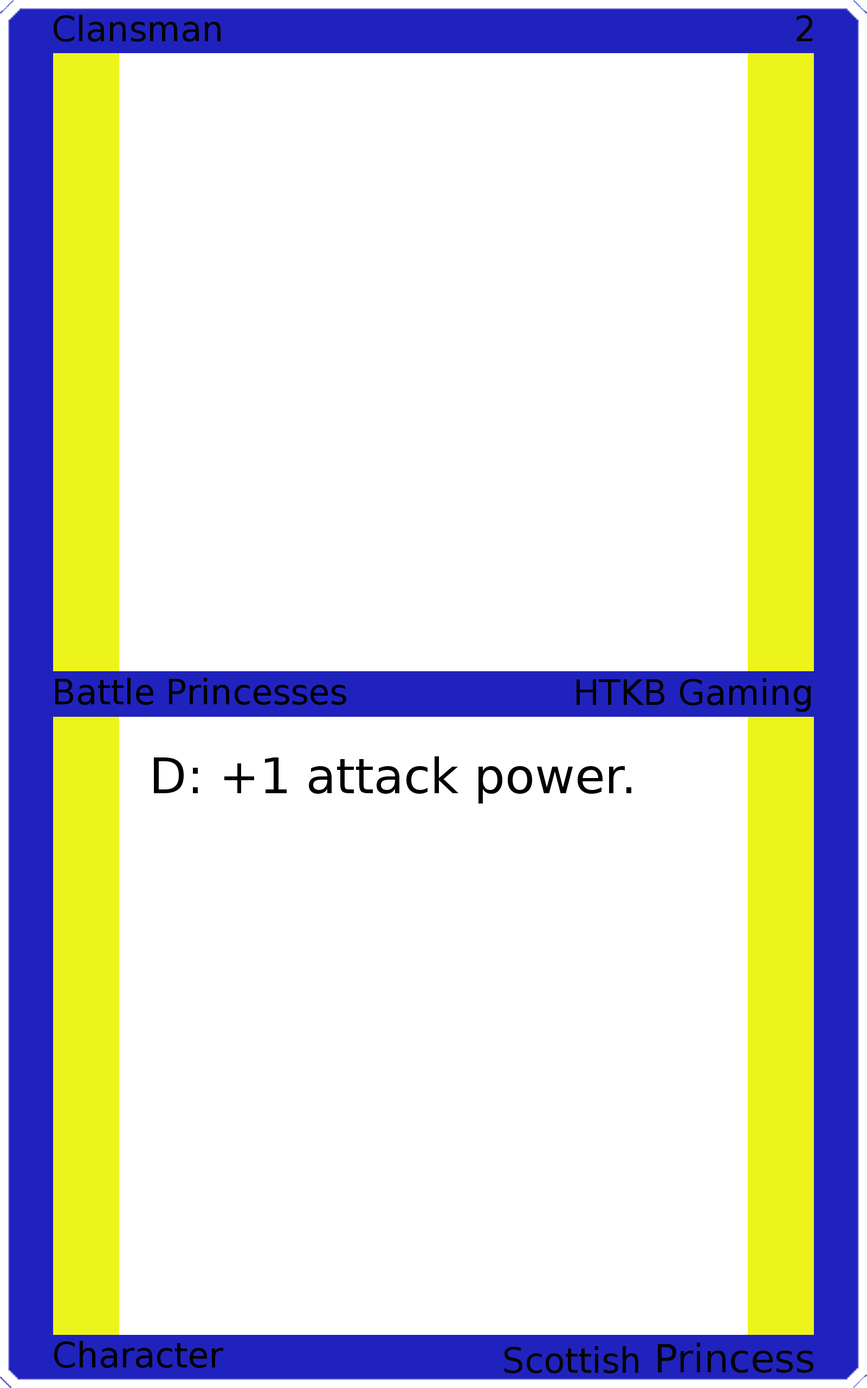
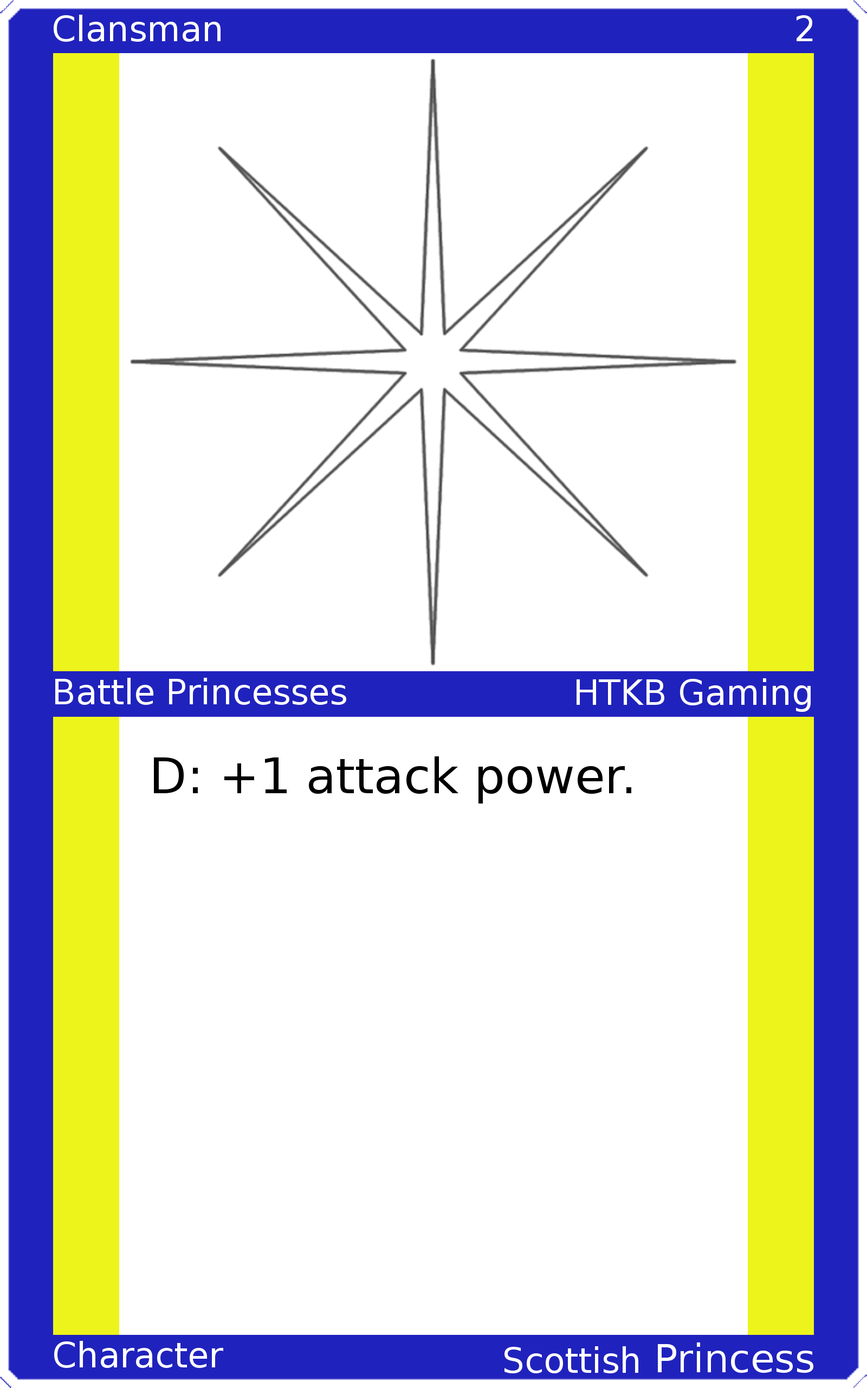
Revision of a layered 867 × 1388 image; what changed, layer by layer:
painted on "Upper Left" over [53, 14, 221, 42]
painted on "Upper Right" over [796, 15, 814, 42]
painted on "Mid Left" over [55, 677, 347, 705]
painted on "Mid Right" over [576, 678, 811, 712]
painted on "Bottom Left" over [54, 1340, 224, 1368]
painted on "Bottom Right" over [504, 1342, 814, 1373]
added layer "Art" above "Top Background" over [129, 57, 738, 666]
